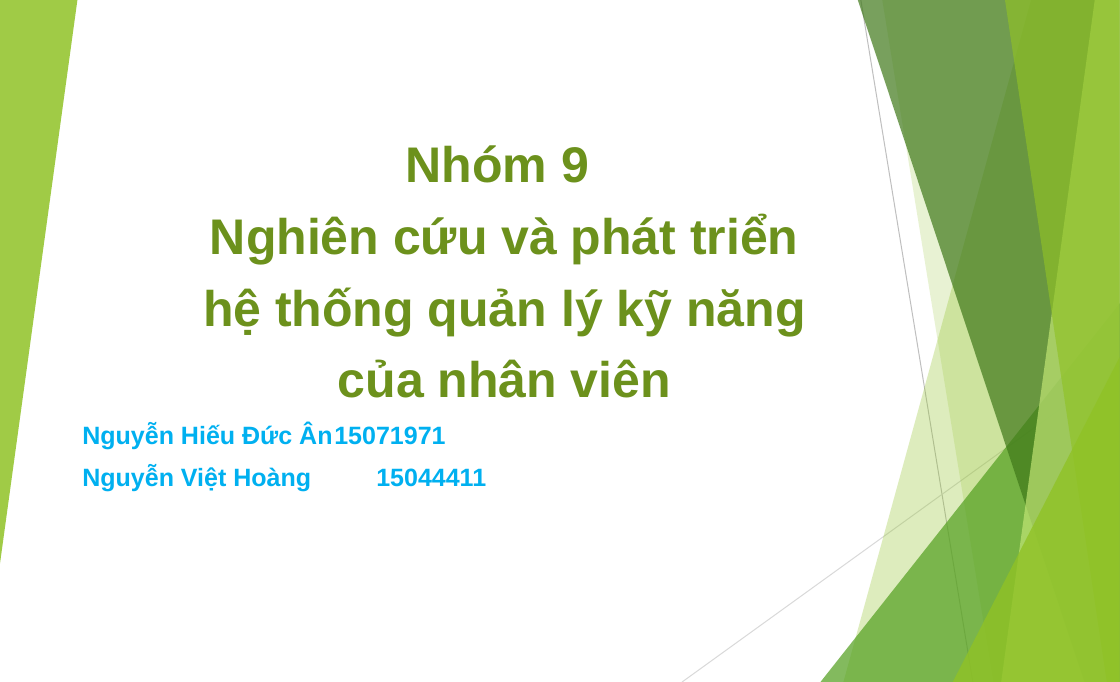
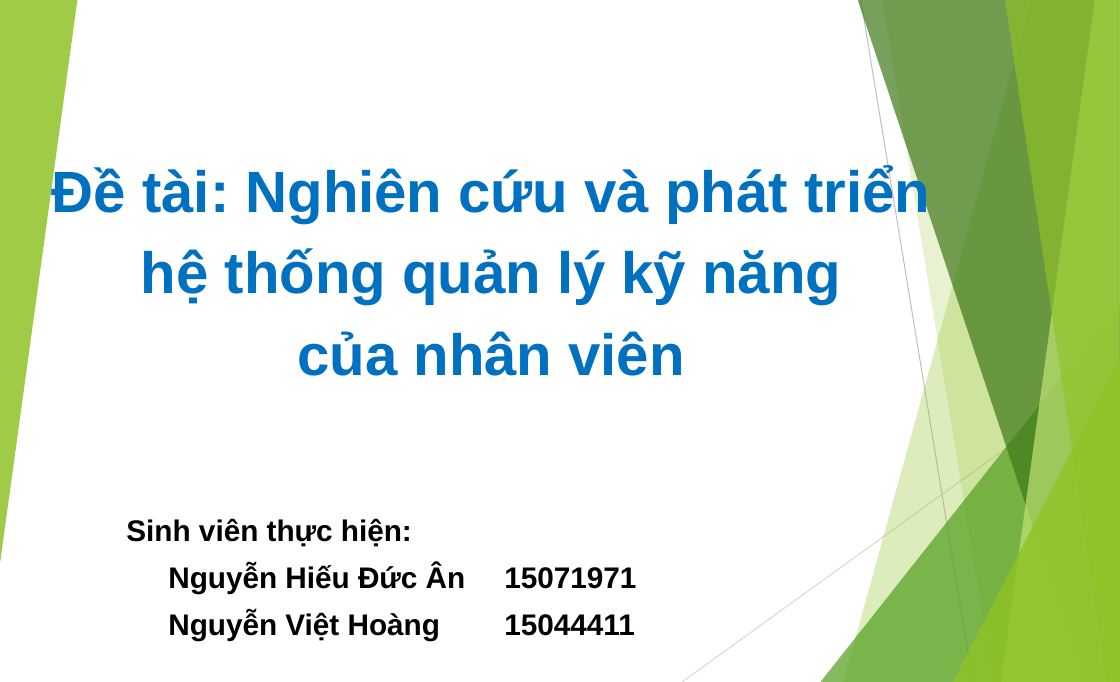
Before and after one commit to andy3520/intern-final-doc, a slide deck: slide 1 of doc/DOANTOTNGIEP.pptx. Drawn at 1120x682 pixels with LibreOffice and Linux fonts; fonts in the diff are those of the drawing. Boxes give left, top, right and bottom in pixels: in the first picture for what was removed or moved away, otherwise in the second. Text is boxed around its words. In the diff, an @@ line names an element or a change of style, - is before the commit and + after.

```diff
--- a/doc/DOANTOTNGIEP.pptx
+++ b/doc/DOANTOTNGIEP.pptx
@@ subtitle "Đề tài: Nghiên cứu và ...": place and size @@
-subtitle "Đề tài: Nghiên cứu và ..." at <box>82,145,805,492</box>
+subtitle "Đề tài: Nghiên cứu và ..." at <box>52,166,930,641</box>
@@ subtitle at <box>52,166,930,223</box>: text changed; size 37 to 43 pt; text colour #6C921D to #0070C0 @@
-Nhóm 9
-Nghiên cứu và phát triển
+Đề tài: Nghiên cứu và phát triển
@@ subtitle at <box>141,248,841,641</box>: size 37 to 43 pt, text colour #6C921D to #0070C0 in "hệ thống quản lý kỹ năng", "của nhân viên"; size 18.5 to 22 pt, text colour #00B0F0 to #000000 in "Nguyễn Hiếu Đức Ân 15071971", "Nguyễn Việt Hoàng 15044411" @@
@@ subtitle at <box>126,518,412,546</box>: paragraph added @@
+Sinh viên thực hiện:
```
Also in this commit, not shown: 10 other slides changed, 13 slides added, 9 slides removed.
